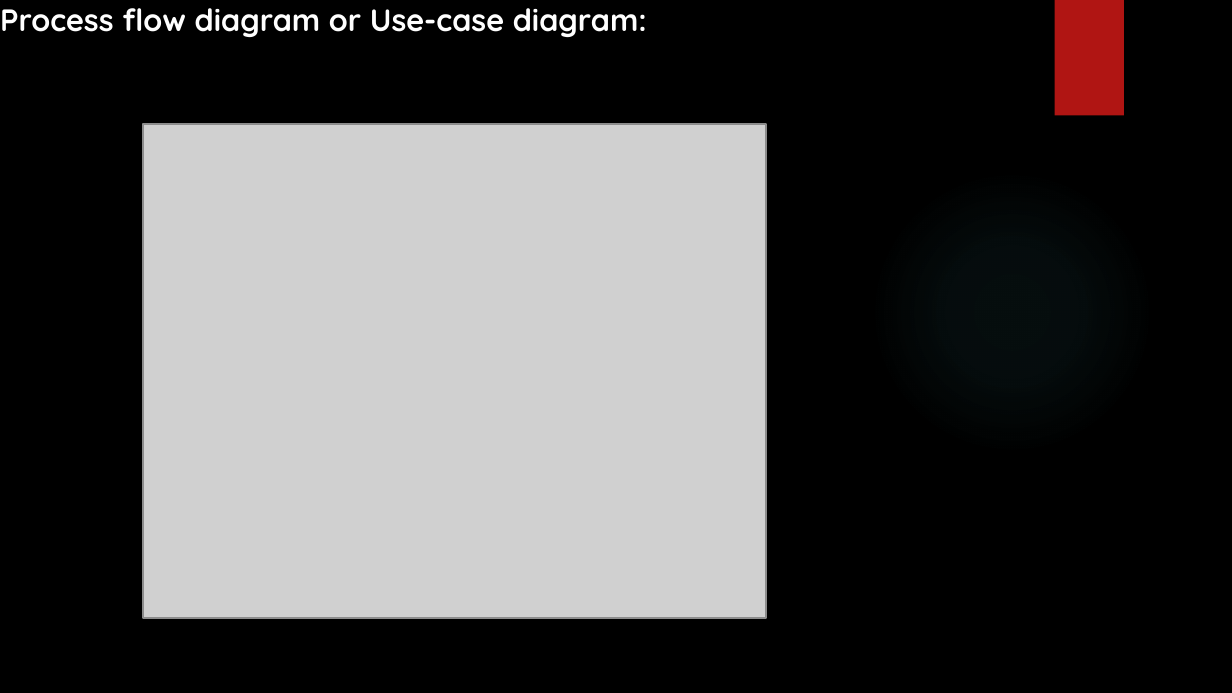
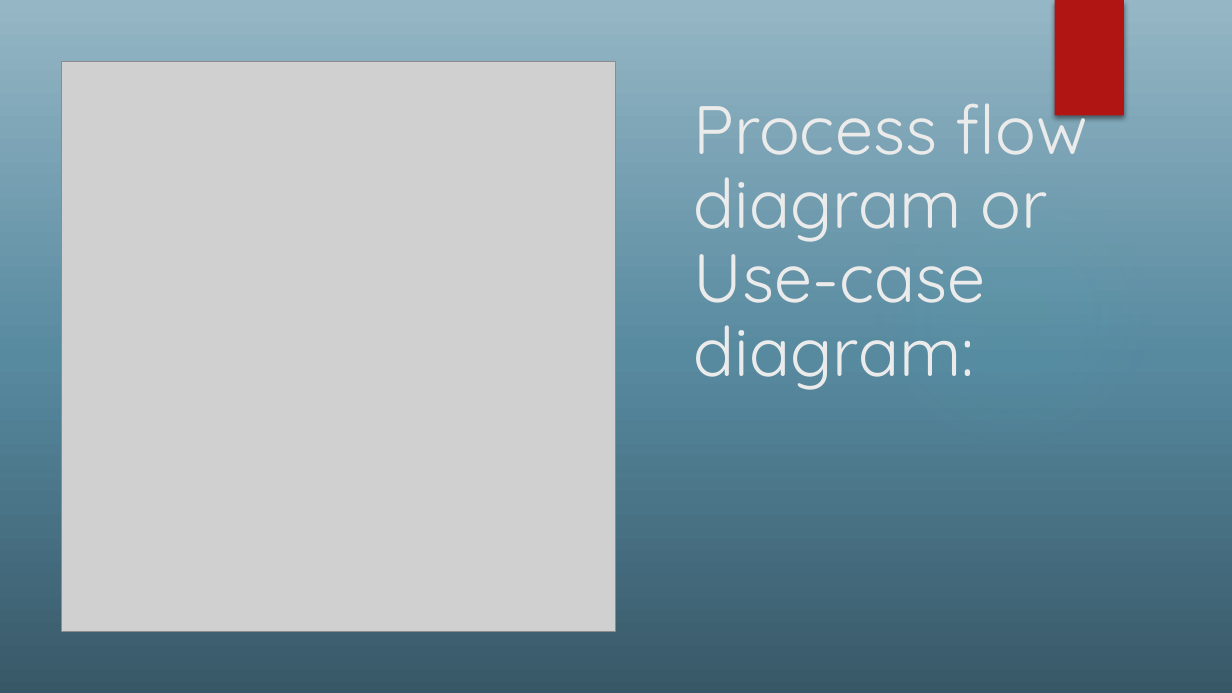
Before and after one commit to Aryanshukla578/Website, a slide deck: slide 5 of Hackathon(codebharat).pptx. Drawn at 1232x693 pixels with LibreOffice and Linux fonts; fonts in the diff are those of the drawing; grey boxes stand for pictures; background and template pictures are left out. Boxes give left, top, right and bottom in pixels: in the first picture for what was removed or moved away, otherwise in the second. Text is boxed around its words. In the diff, an @@ line names an element or a change of style, - is before the commit and + after.

```diff
--- a/Hackathon(codebharat).pptx
+++ b/Hackathon(codebharat).pptx
@@ background picture (left out) to gradient #385867 to #57899F to #95B6C5 @@
@@ picture: place and size @@
-picture at bbox=[143, 124, 766, 618]
+picture at bbox=[62, 62, 616, 631]
@@ text "Process flow diagram or Use-case ...": place and size @@
-text "Process flow diagram or Use-case ..." at bbox=[0, 8, 647, 37]
+text "Process flow diagram or Use-case ..." at bbox=[694, 83, 1088, 390]
@@ text "Process flow diagram or Use-case ..." at bbox=[694, 83, 1088, 390]: size 18 to 40 pt, text colour #FFFFFF to #EBEBEB, bold off; line spacing 1 to 0.9; more space between paragraphs; vertical alignment top to bottom @@
```
Also in this commit, not shown: 7 other slides changed.
